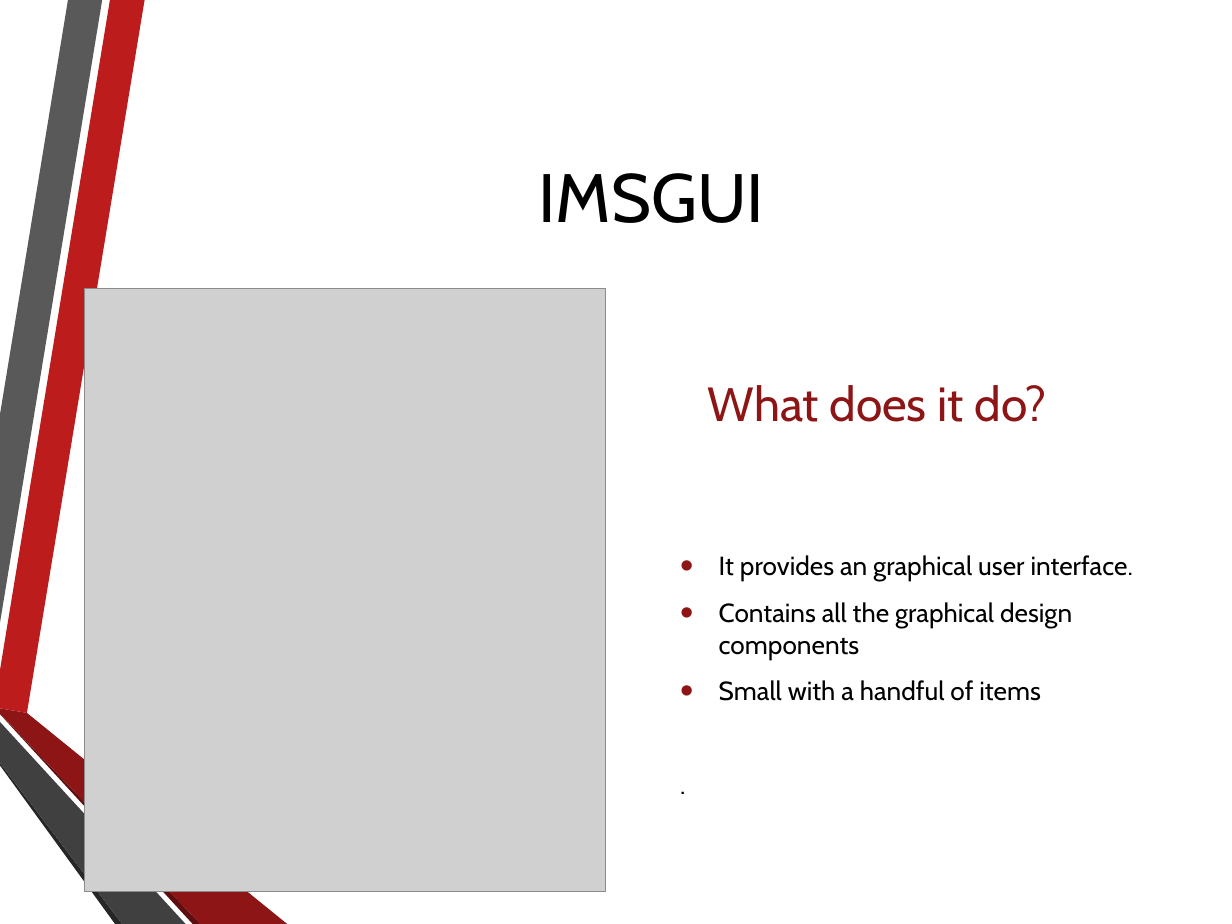
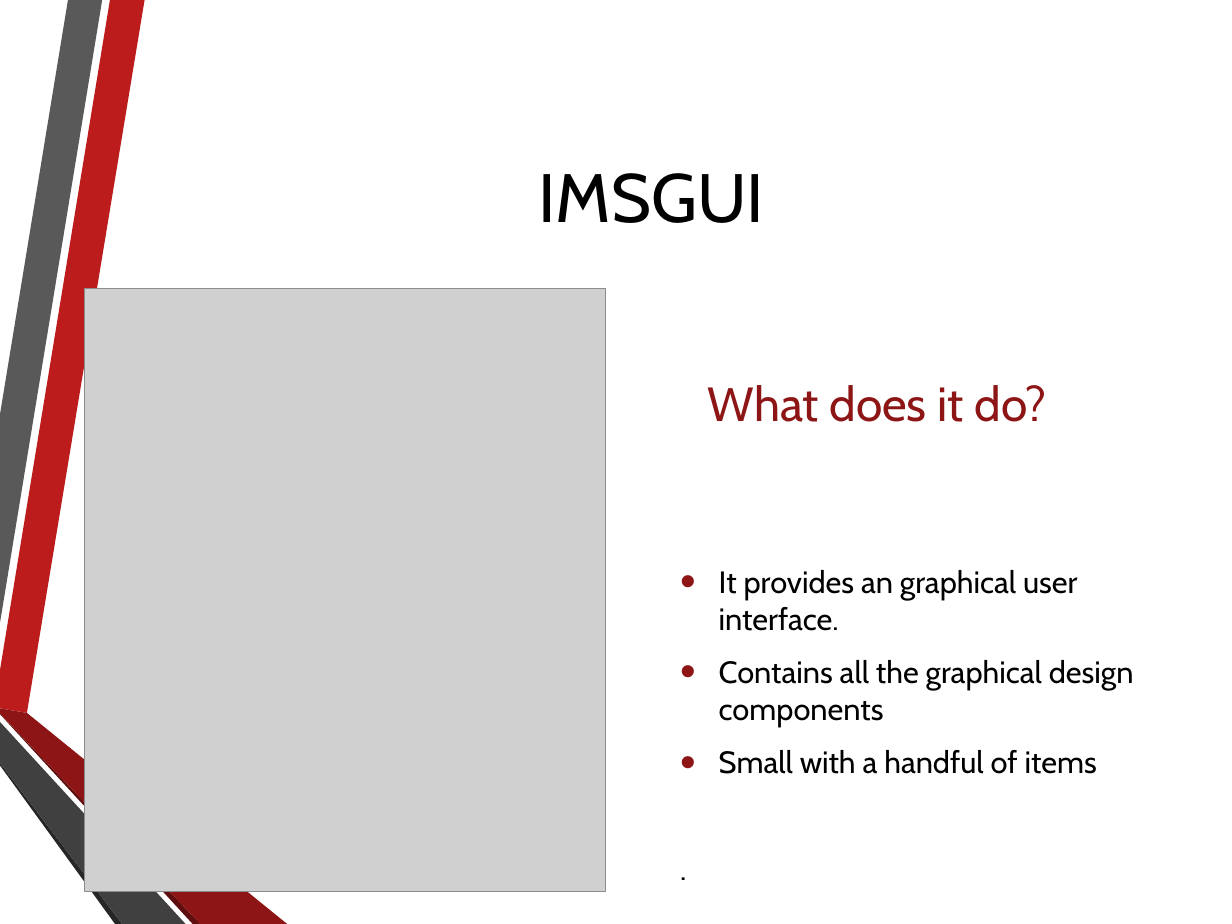
Before and after one commit to NathanielInman/IMS, a slide deck: slide 22 of Development Resources/Presentation.pptx. Drawn at 1232x924 pixels with LibreOffice and Linux fonts; fonts in the diff are those of the drawing; grey boxes stand for pictures; background and template pictures are left out. Boxes give left, top, right and bottom in pixels: in the first picture for what was removed or moved away, otherwise in the second. Text is boxed around its words. In the diff, an @@ line names an element or a change of style, - is before the commit and + after.

```diff
--- a/Development Resources/Presentation.pptx
+++ b/Development Resources/Presentation.pptx
@@ text "It provides an graphical user ..." at (719, 570, 1134, 774): size 15.3 to 18 pt @@
```
Also in this commit, not shown: 4 other slides changed.
